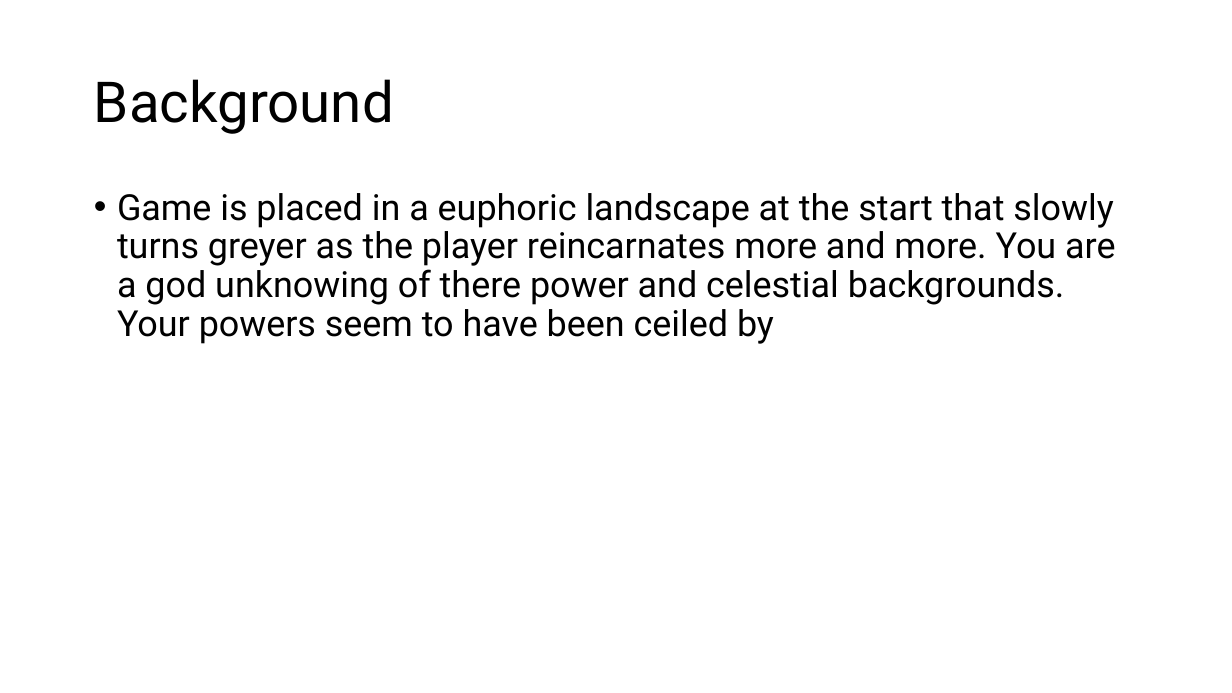
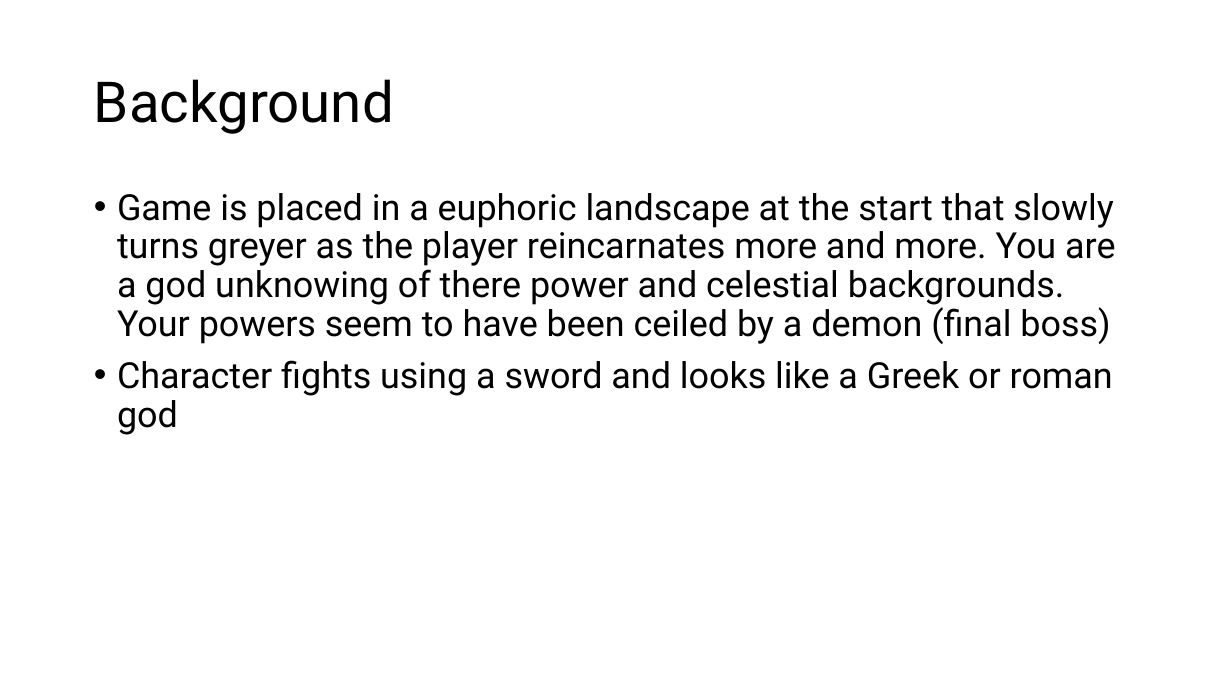
Before and after one commit to PeterLowe/concept25-Cillian-Doyle, a slide deck: slide 3 of cillians docs/concept document.pptx. Drawn at 1232x693 pixels with LibreOffice and Linux fonts; fonts in the diff are those of the drawing. Boxes give left, top, right and bottom in pixels: in the first picture for what was removed or moved away, otherwise in the second. Text is boxed around its words. In the diff, an @@ line names an element or a change of style, - is before the commit and + after.

```diff
--- a/cillians docs/concept document.pptx
+++ b/cillians docs/concept document.pptx
@@ text at <box>117,193,1115,435</box>: text changed @@
-• Game is placed in a euphoric landscape at the start that slowly turns greyer as the player reincarnates more and more. You are a god unknowing of there power and celestial backgrounds. Your powers seem to have been ceiled by
+• Game is placed in a euphoric landscape at the start that slowly turns greyer as the player reincarnates more and more. You are a god unknowing of there power and celestial backgrounds. Your powers seem to have been ceiled by a demon (final boss)
+• Character fights using a sword and looks like a Greek or roman god
```
Also in this commit, not shown: 1 other slide changed, 7 slides added, 1 other file.
